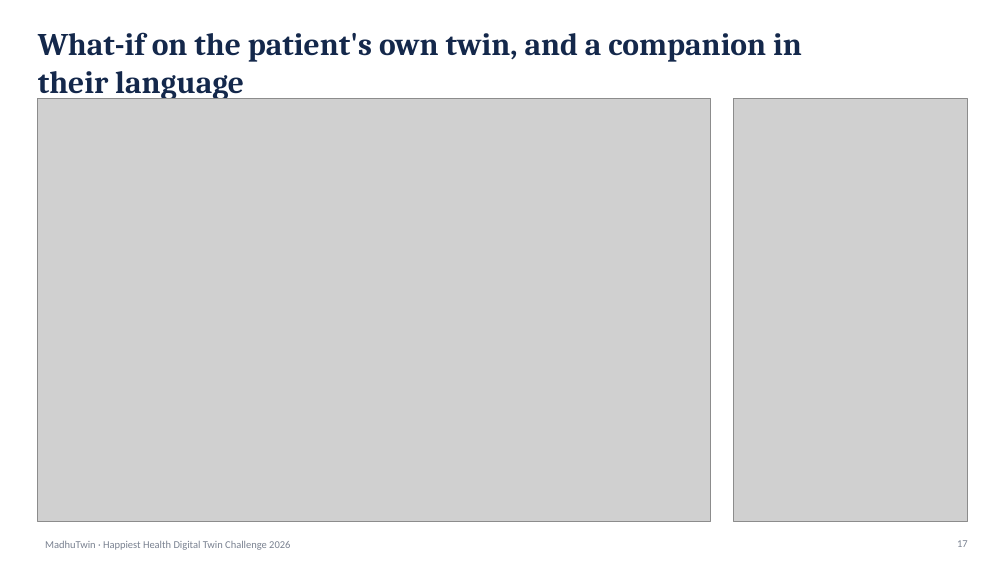
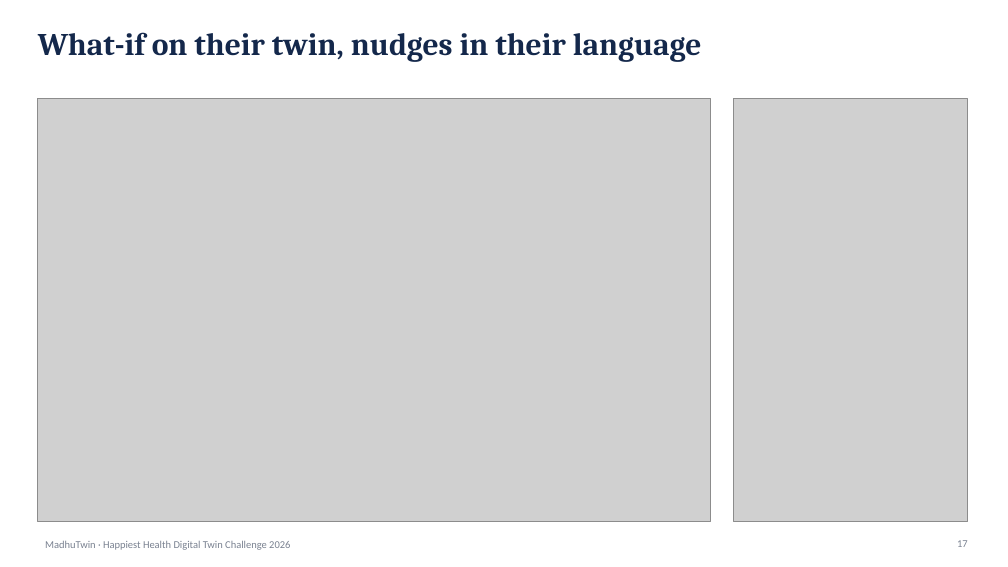
Before and after one commit to ShubAce/MadhuTwin, a slide deck: slide 17 of docs/presentation.pptx. Drawn at 1008x567 pixels with LibreOffice and Linux fonts; fonts in the diff are those of the drawing; grey boxes stand for pictures. Boxes give left, top, right and bottom in pixels: in the first picture for what was removed or moved away, otherwise in the second. Text is boxed around its words. In the diff, an @@ line names an element or a change of style, - is before the commit and + after.

```diff
--- a/docs/presentation.pptx
+++ b/docs/presentation.pptx
@@ text at (x1=38, y1=32, x2=702, y2=62): text changed @@
-What-if on the patient's own twin, and a companion in their language
+What-if on their twin, nudges in their language
```
Also in this commit, not shown: 9 other slides changed, 8 other files.
